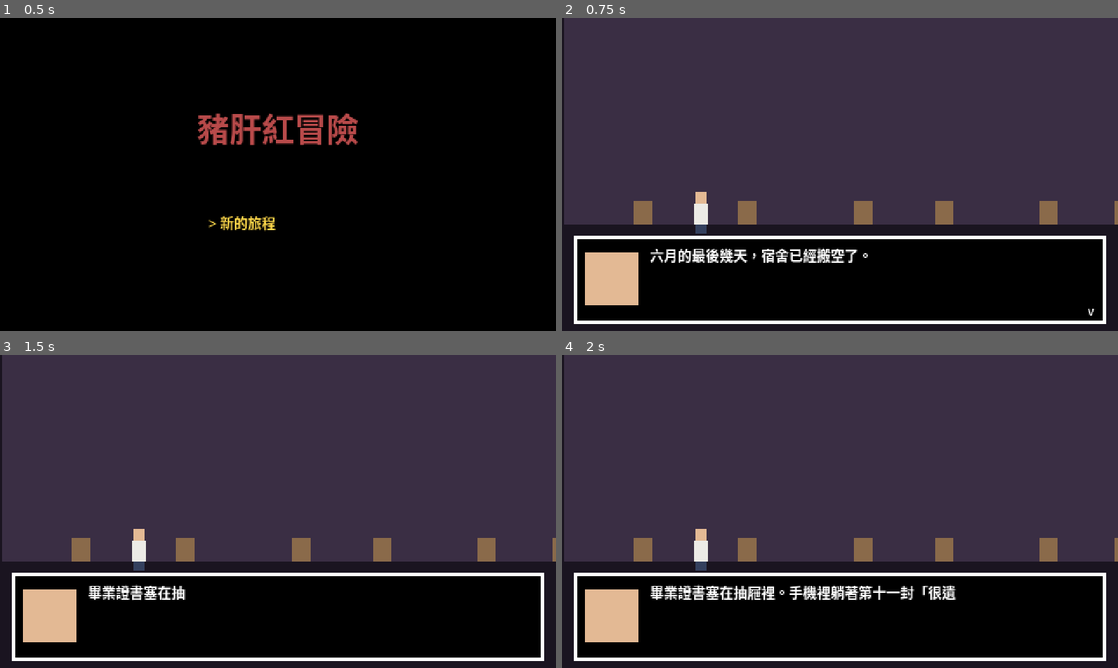
Above: before the commit, frames 1-4 (two rows, left to right).
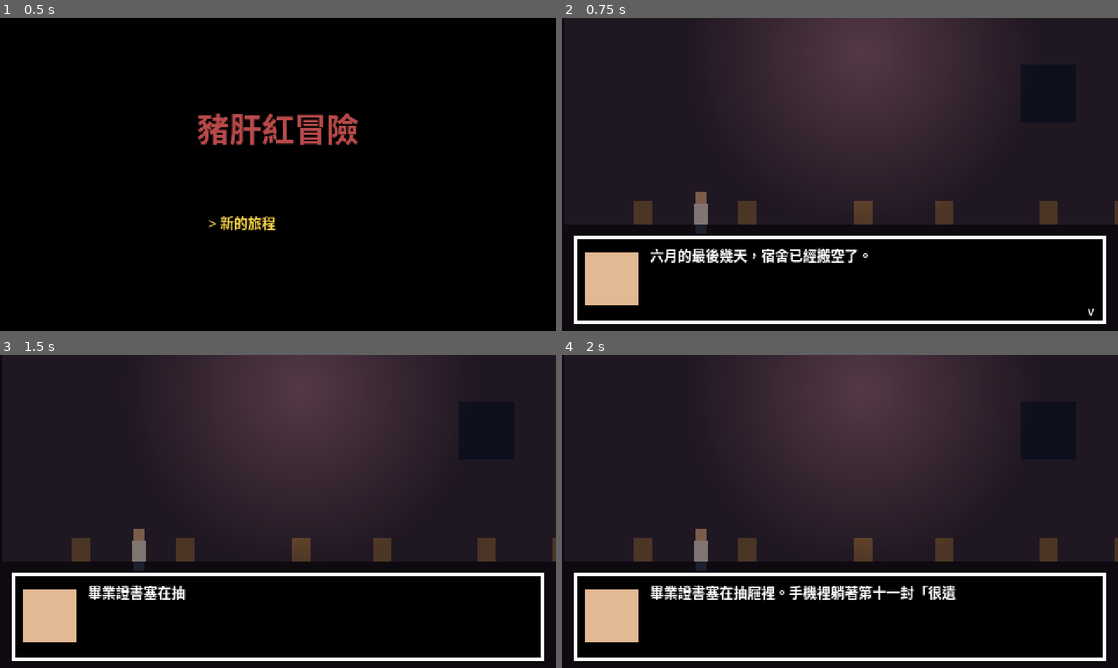
Above: after the commit, the same moments.

Repository: Nacht313/liver-red
Game: Godot game, scene res://scenes/title/title.tscn
The game is run twice, just before and just after one commit, with the same random seed, the same clock (stepped at 60 frames per second) and the same inputs.
Inputs (mouse positions are in pixels of both pictures, inside the frame that each line leads up to):
- Up to frame 1 (0.5 s): no input
- Up to frame 2 (0.75 s): tap Enter at 0.5 s; move the mouse to (962, 158) at 0.52 s; hold Right (move_right) from 0.53 s (still down); hold E (interact) from 0.53 s (still down); click (962, 158) at 0.67 s
- Up to frame 3 (1.5 s): release Right (move_right) at 1.25 s; release E (interact) at 1.25 s; tap Space at 1.25 s; drag from (166, 527) to (250, 574) at 1.27 s
- Up to frame 4 (2 s): no input

Frame 1 is identical in both runs. In frame 2, 46% of the frame differs, in the area x 0-100%, y 0-69%; in frame 3, 46%; in frame 4, 46%.
Error in both runs: Cannot call method 'set_input_as_handled' on a null value. (res://scenes/title/title.gd:56)

Commit message:
feat(godot): 時段打光
Co-Authored-By: Claude Opus 5.5 <noreply@anthropic.com>

Diff:
--- /dev/null
+++ b/game/core/lighting.gd
@@ -0,0 +1,26 @@
+## 時段打光（室內）：依照幾點算出光線參數。背景和前景用同一組參數（CLAUDE.md：同一場景只用一張底圖）。
+## 數值都是 0 到 1，而且隨時間連續變化，不會突然跳。
+##   ambient：整體亮度；lamp：室內燈；warm：日出日落的暖光；window_glow：窗外的夜景燈火；tint：整體色調
+class_name Lighting
+extends RefCounted
+
+
+## 從 a 到 b 平滑地從 0 變到 1
+static func up(a: float, b: float, x: float) -> float:
+	return smoothstep(a, b, x)
+
+
+static func params(h: float) -> Dictionary:
+	var day := up(4.5, 7.5, h) * (1.0 - up(16.5, 19.5, h))
+	var x := h if h >= 12.0 else h + 24.0  # 把凌晨接在晚上後面，燈才會跨過半夜慢慢關
+	var lamp := up(17.0, 20.0, x) * (1.0 - up(23.0, 26.0, x))
+	var warm := maxf(up(15.0, 18.0, h) * (1.0 - up(18.0, 21.0, h)), up(4.0, 7.0, h) * (1.0 - up(7.0, 10.0, h)))
+	var ambient := clampf(0.42 + 0.58 * day + 0.22 * lamp * (1.0 - day), 0.0, 1.0)
+	var night_tint := Color(0.62, 0.66, 0.95)
+	var lamp_tint := Color(1.0, 0.86, 0.66)
+	var warm_tint := Color(1.0, 0.78, 0.6)
+	var tint := Color.WHITE.lerp(night_tint, 1.0 - day)
+	tint = tint.lerp(lamp_tint, 0.6 * lamp * (1.0 - day))
+	tint = tint.lerp(warm_tint, 0.5 * warm)
+	return {"ambient": ambient, "lamp": lamp, "warm": warm, "window_glow": 1.0 - day, "day": day,
+		"tint": Color(tint.r * ambient, tint.g * ambient, tint.b * ambient)}
--- a/game/scenes/home/home.gd
+++ b/game/scenes/home/home.gd
@@ -17,6 +17,9 @@
 var phone: Phone
 var backpack: Backpack
 var journal: Journal
+var _modulate: CanvasModulate
+var _lamps: Array[PointLight2D] = []
+var _sky: ColorRect
 
 
 func _ready() -> void:
@@ -49,6 +52,7 @@
 		box.z_index = -5
 		add_child(box)
 		objects.append(o)
+	_setup_lighting(floor_y)
 	player.position = Vector2(data.start_x, floor_y)
 	player.world_width = data.width
 	cam.limit_left = 0
@@ -115,6 +119,7 @@
 
 
 func _process(_delta: float) -> void:
+	_update_lighting()
 	near_obj = _nearest()
 	prompt.visible = not near_obj.is_empty() and Game.can_move() and not cards.is_open()
 	if prompt.visible:
@@ -156,3 +161,49 @@
 		if o.id == id:
 			return float(o.x)
 	return float(data.start_x)
+
+
+# ---------- 打光：整體色調跟著時間走，每個房間一盞天花板燈，窗外的天色 ----------
+func _setup_lighting(floor_y: float) -> void:
+	_sky = ColorRect.new()
+	_sky.position = Vector2(_object_x("window") - 24, 40)
+	_sky.size = Vector2(48, 50)
+	_sky.z_index = -8
+	add_child(_sky)
+	_modulate = CanvasModulate.new()
+	add_child(_modulate)
+	var tex := GradientTexture2D.new()
+	tex.fill = GradientTexture2D.FILL_RADIAL
+	tex.fill_from = Vector2(0.5, 0.5)
+	tex.fill_to = Vector2(1.0, 0.5)
+	tex.width = 256
+	tex.height = 256
+	var g := Gradient.new()
+	g.set_color(0, Color(1, 1, 1, 1))
+	g.set_color(1, Color(1, 1, 1, 0))
+	tex.gradient = g
+	for a in data.areas:
+		if a.id == "stairwell" or a.id == "door":
+			continue
+		var l := PointLight2D.new()
+		l.texture = tex
+		l.texture_scale = 1.2
+		l.color = Color(1.0, 0.82, 0.58)
+		l.position = Vector2((a.x0 + a.x1) / 2.0, 30)
+		l.blend_mode = Light2D.BLEND_MODE_ADD
+		add_child(l)
+		_lamps.append(l)
+
+
+func _update_lighting() -> void:
+	if Game.J.S == null:
+		return
+	var p := Lighting.params(Game.J.S.h)
+	_modulate.color = p.tint
+	for l in _lamps:
+		l.energy = 0.9 * p.lamp
+		l.visible = p.lamp > 0.01
+	var day_sky := Color("7fb8e0")
+	var dusk_sky := Color("f2a674")
+	var night_sky := Color("1a1e3a")
+	_sky.color = night_sky.lerp(day_sky, p.day).lerp(dusk_sky, 0.6 * p.warm)
--- /dev/null
+++ b/game/tests/test_lighting.gd
@@ -0,0 +1,33 @@
+## 時段打光：白天亮、晚上暗、傍晚開燈、深夜關燈，而且一路連續變化（不會突然跳）。
+extends TestCase
+
+
+func test_night_darker_than_day() -> void:
+	ok(Lighting.params(22).ambient < Lighting.params(12).ambient, "晚上比中午暗")
+	ok(Lighting.params(2).ambient < Lighting.params(22).ambient, "深夜關燈更暗")
+
+
+func test_lamps_on_evening() -> void:
+	ok(Lighting.params(20).lamp > 0.9, "晚上八點燈亮著")
+	eq(Lighting.params(12).lamp, 0.0, "中午不開燈")
+	ok(Lighting.params(2).lamp < 0.05, "半夜兩點燈關了")
+
+
+func test_warm_at_dusk() -> void:
+	ok(Lighting.params(18).warm > Lighting.params(12).warm, "傍晚偏暖")
+
+
+func test_continuous() -> void:
+	var prev := Lighting.params(0.0)
+	var h := 0.25
+	while h <= 24.0:
+		var p := Lighting.params(fmod(h, 24.0))
+		for k in ["ambient", "lamp", "warm", "window_glow"]:
+			ok(absf(p[k] - prev[k]) < 0.15, "%s 在 %.2f 點跳太多：%.3f → %.3f" % [k, h, prev[k], p[k]])
+		prev = p
+		h += 0.25
+
+
+func test_tint_is_a_color() -> void:
+	var c: Color = Lighting.params(19).tint
+	ok(c.r >= c.b, "黃昏的色調偏暖")
--- a/game/tests/tools/autoplay.gd
+++ b/game/tests/tools/autoplay.gd
@@ -1,7 +1,7 @@
 ## 開發用自動操作：照指令按鍵、移動主角，搭配 --write-movie 錄下畫面。
 ## godot --path game --script res://tests/tools/autoplay.gd --write-movie <絕對路徑>.png --fixed-fps 10 -- "<指令>"
 ## 指令用空白分開：i 確認鍵、c 取消鍵、p 手機鍵、j 日記本、u／d 選項上／下、x1200 主角移到 x=1200、w5 等 5 幀、
-## i*6 重複 6 次、h18 時間快轉到 18 點、mark 在輸出印出目前幀數（方便找截圖）、quit 結束。
+## i*6 重複 6 次、h18 時間快轉到 18 點、t12 直接把時鐘設成 12 點、mark 在輸出印出目前幀數（方便找截圖）、quit 結束。
 extends SceneTree
 
 var _cmds: Array = []
@@ -56,6 +56,7 @@
 		"x": current_scene.get_node("Player").position.x = float(c.substr(1))
 		"w": _wait = int(c.substr(1))
 		"h": root.get_node("Game").J.until(float(c.substr(1)))
+		"t": root.get_node("Game").J.S.h = float(c.substr(1))
 		"m": print("  scene px=%s near=%s can_move=%s cards_open=%s" % [current_scene.player.position.x, current_scene.near_o …(298 unchanged characters)…
 		"q": return true
 	return false
Not shown, added: game/core/lighting.gd.uid
Not shown, added: game/tests/test_lighting.gd.uid
